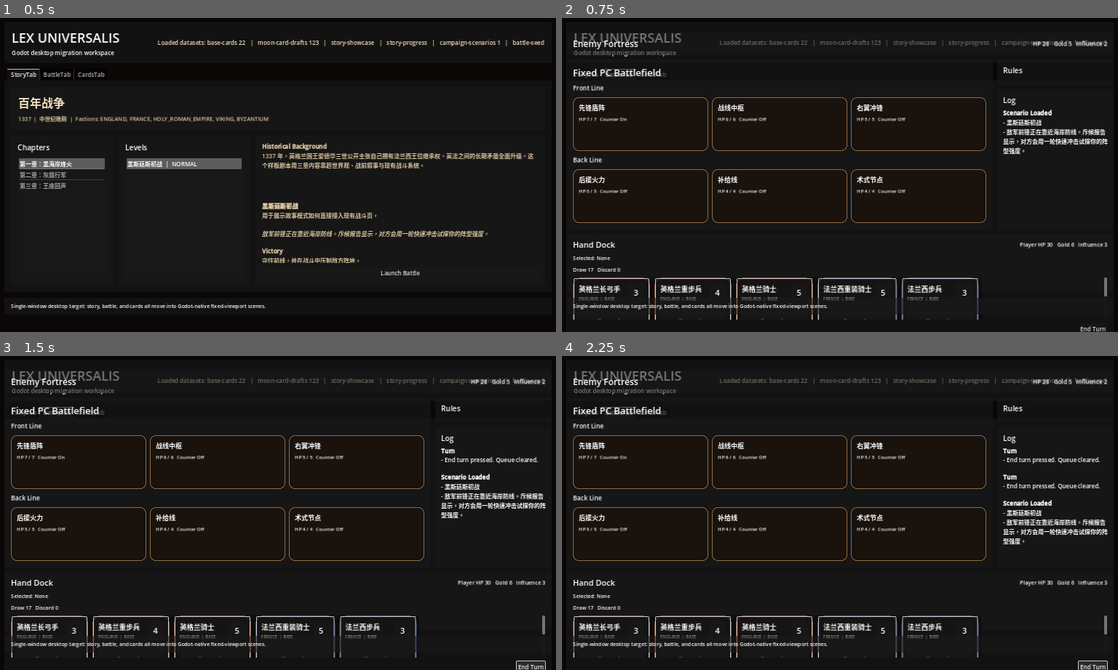
Above: before the commit, frames 1-4 (two rows, left to right).
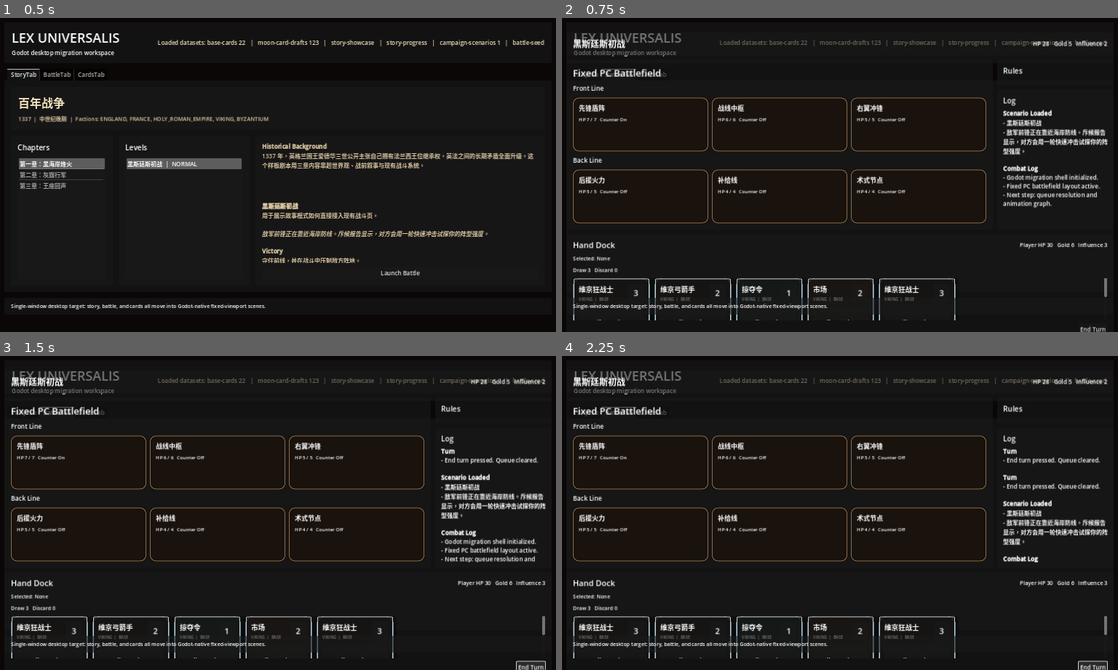
Above: after the commit, the same moments.

Repository: emptyinkpot/Lex-Universalis
Game: Godot game, scene res://scenes/Main.tscn
Two runs of this game, one before a commit and one after it. Both use one fixed random seed, a clock stepped at 60 frames per second and the inputs below.
Inputs:
- Up to frame 1 (0.5 s): no input
- Up to frame 2 (0.75 s): click "Launch Battle" at 0.5 s
- Up to frame 3 (1.5 s): click "End Turn" at 1.25 s
- Up to frame 4 (2.25 s): click "End Turn" at 2 s

Frame 1 is identical in both runs. In frame 2, 6.1% of the frame differs, in the area x 1-99%, y 6-100%; in frame 3, 6.1%; in frame 4, 5.7%.

Commit message:
feat: add godot combat feedback and level decks

Diff:
--- a/godot/scripts/battle_scene.gd
+++ b/godot/scripts/battle_scene.gd
@@ -5,6 +5,8 @@
 const DATA_LOADER = preload("res://scripts/data_loader.gd")
 
 var data_loader: RefCounted
+var base_cards: Array = []
+var battle_seed_template: Dictionary = {}
 var draw_pile: Array = []
 var hand_cards: Array = []
 var discard_pile: Array = []
@@ -32,33 +34,26 @@
 
 func _ready() -> void:
 	data_loader = DATA_LOADER.new()
-	var battle_seed: Dictionary = data_loader.load_battle_seed()
-	var cards: Array = data_loader.load_base_cards()
-	draw_pile = cards.duplicate(true)
-	player_state = battle_seed.get("player", {}).duplicate(true)
-	enemy_state = battle_seed.get("enemy", {}).duplicate(true)
-	battle_slots = battle_seed.get("slots", []).duplicate(true)
+	battle_seed_template = data_loader.load_battle_seed()
+	base_cards = data_loader.load_base_cards()
 	rules_label.text = "[b]Battle Rules[/b]\n- Click a hand card to arm it.\n- Click a front or back slot to resolve damage.\n- Counter slots reduce incoming damage once.\n- After playing a card, it moves to discard and a new card is drawn."
 	end_turn_button.pressed.connect(_on_end_turn_pressed)
-	for _index in range(int(player_state.get("handSize", 5))):
-		_draw_card()
-	_render_all()
+	_reset_battle_state()
 
 func start_level(level_data: Dictionary) -> void:
 	active_level = level_data.duplicate(true)
-	var level_name := str(active_level.get("name", "Scenario Battle"))
-	var enemy_faction := str(active_level.get("enemyFaction", enemy_label.text))
-	enemy_label.text = level_name
+	var enemy_faction := str(active_level.get("enemyFaction", "ENGLAND"))
+	_reset_battle_state(_build_level_deck(enemy_faction))
 	rules_label.text = "[b]Battle Rules[/b]\n- Click a hand card to arm it.\n- Click a front or back slot to resolve damage.\n- Counter slots reduce incoming damage once.\n- After playing a card, it moves to discard and a new card is drawn.\n\n[b]Scenario[/b]\nEnemy faction: %s" % enemy_faction
 	log_label.text = "[b]Scenario Loaded[/b]\n- %s\n- %s\n\n%s" % [
-		level_name,
+		str(active_level.get("name", "Scenario Battle")),
 		str(active_level.get("storyText", "")),
 		log_label.text,
 	]
 	_render_all()
 
 func _render_all() -> void:
-	enemy_label.text = "Enemy Fortress"
+	enemy_label.text = str(active_level.get("name", "Enemy Fortress"))
 	enemy_stats.text = "HP %d   Gold %d   Influence %d" % [
 		int(enemy_state.get("health", 0)),
 		int(enemy_state.get("gold", 0)),
@@ -85,6 +80,8 @@
 	for slot in battle_slots:
 		if str(slot.get("row", "")) != row_name:
 			continue
+		if bool(slot.get("collapsed", false)):
+			continue
 		var slot_node := BATTLE_SLOT_SCENE.instantiate()
 		slot_node.call("setup", slot, selected_hand_index >= 0)
 		slot_node.slot_pressed.connect(_on_slot_pressed)
@@ -129,10 +126,12 @@
 	var slot := battle_slots[slot_index] as Dictionary
 	await _animate_card_play(selected_hand_index, slot_id, card)
 	var damage := _get_card_damage(card)
+	_spawn_damage_text(rendered_slot_nodes.get(slot_id), damage, false)
 	if bool(slot.get("counterArmed", false)):
 		damage = maxi(1, damage - 1)
 		player_state["health"] = maxi(0, int(player_state.get("health", 0)) - 1)
 		slot["counterArmed"] = false
+		_spawn_damage_text(self, 1, true)
 		_append_log("Counter", "%s countered and hit the player for 1." % str(slot.get("title", "Slot")))
 	slot["health"] = maxi(0, int(slot.get("health", 0)) - damage)
 	enemy_state["health"] = maxi(0, int(enemy_state.get("health", 0)) - damage)
@@ -141,6 +140,8 @@
 	hand_cards.remove_at(selected_hand_index)
 	selected_hand_index = -1
 	if int(slot.get("health", 0)) == 0:
+		slot["collapsed"] = true
+		await _play_slot_break(slot_id)
 		_append_log("Break", "%s collapsed." % str(slot.get("title", "Slot")))
 	_draw_card()
 	_render_all()
@@ -191,3 +192,66 @@
 	if rendered_slot_nodes.has(slot_id):
 		await rendered_slot_nodes[slot_id].play_hit_feedback()
 	ghost.queue_free()
+
+func _reset_battle_state(deck_override: Array = []) -> void:
+	draw_pile = deck_override.duplicate(true) if not deck_override.is_empty() else base_cards.duplicate(true)
+	hand_cards.clear()
+	discard_pile.clear()
+	selected_hand_index = -1
+	is_resolving = false
+	player_state = battle_seed_template.get("player", {}).duplicate(true)
+	enemy_state = battle_seed_template.get("enemy", {}).duplicate(true)
+	battle_slots = battle_seed_template.get("slots", []).duplicate(true)
+	if active_level.is_empty():
+		log_label.text = "[b]Combat Log[/b]\n- Godot migration shell initialized.\n- Fixed PC battlefield layout active.\n- Next step: queue resolution and animation graph."
+	for _index in range(int(player_state.get("handSize", 5))):
+		_draw_card()
+	_render_all()
+
+func _build_level_deck(enemy_faction: String) -> Array:
+	var filtered: Array = []
+	for card in base_cards:
+		if card is Dictionary and _normalize_faction(str(card.get("faction", ""))) == _normalize_faction(enemy_faction):
+			filtered.append(card.duplicate(true))
+	if filtered.is_empty():
+		filtered = base_cards.duplicate(true)
+	var deck: Array = []
+	for index in range(maxi(8, filtered.size())):
+		deck.append((filtered[index % filtered.size()] as Dictionary).duplicate(true))
+	return deck
+
+func _normalize_faction(faction: String) -> String:
+	return "HRE" if faction == "HOLY_ROMAN_EMPIRE" else faction
+
+func _spawn_damage_text(target_node: Control, amount: int, counter: bool) -> void:
+	if target_node == null:
+		return
+	var label := Label.new()
+	label.text = ("-%d" % amount) if not counter else ("Counter -%d" % amount)
+	label.add_theme_font_size_override("font_size", 22 if not counter else 18)
+	label.add_theme_color_override("font_color", Color("ffcf7a") if not counter else Color("ff8f8f"))
+	overlay_layer.add_child(label)
+	var offset := Vector2(0, -18)
+	label.global_position = target_node.global_position + Vector2(target_node.size.x * 0.5 - 30, 18)
+	var tween := create_tween()
+	tween.set_parallel(true)
+	tween.tween_property(label, "global_position", label.global_position + offset, 0.42)
+	tween.tween_property(label, "modulate", Color(1, 1, 1, 0), 0.42)
+	await tween.finished
+	label.queue_free()
+
+func _play_slot_break(slot_id: String) -> void:
+	if not rendered_slot_nodes.has(slot_id):
+		return
+	var slot_node: Control = rendered_slot_nodes[slot_id]
+	var crack := ColorRect.new()
+	crack.color = Color(1, 0.86, 0.65, 0.55)
+	crack.mouse_filter = Control.MOUSE_FILTER_IGNORE
+	crack.size = slot_node.size
+	slot_node.add_child(crack)
+	var tween := create_tween()
+	tween.set_parallel(true)
+	tween.tween_property(slot_node, "scale", Vector2.ONE * 0.92, 0.16)
+	tween.tween_property(slot_node, "modulate", Color(0.65, 0.55, 0.5, 0.0), 0.32)
+	tween.tween_property(crack, "modulate", Color(1, 1, 1, 0), 0.26)
+	await tween.finished
